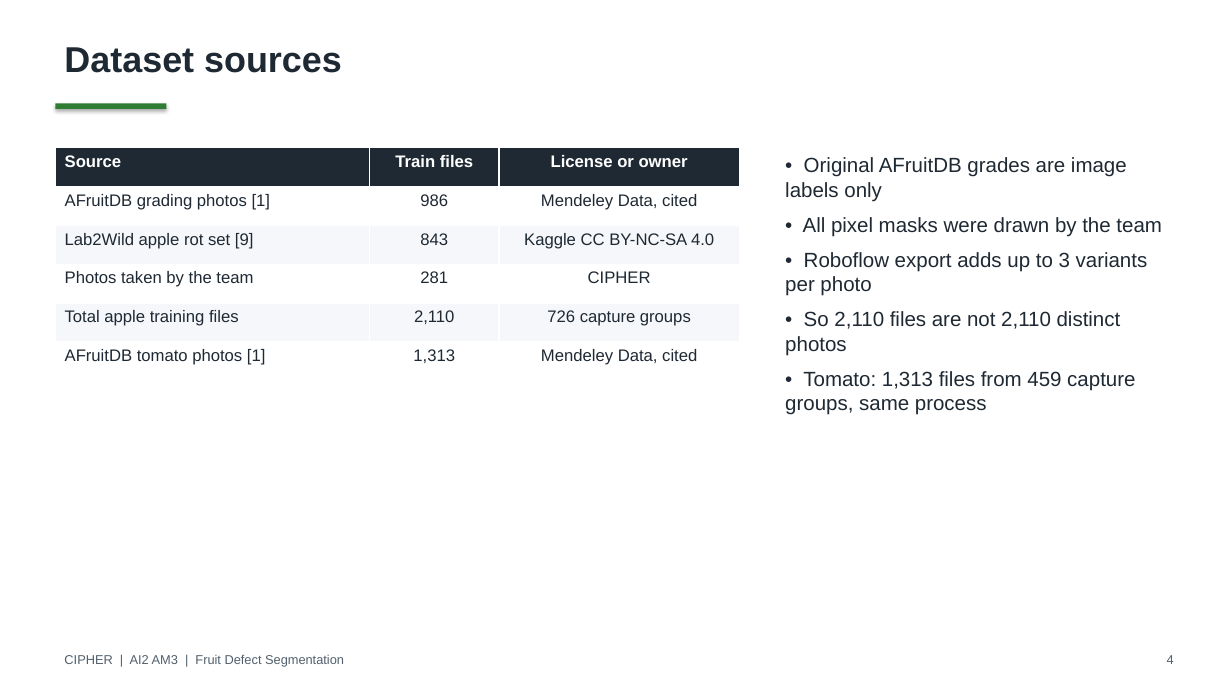
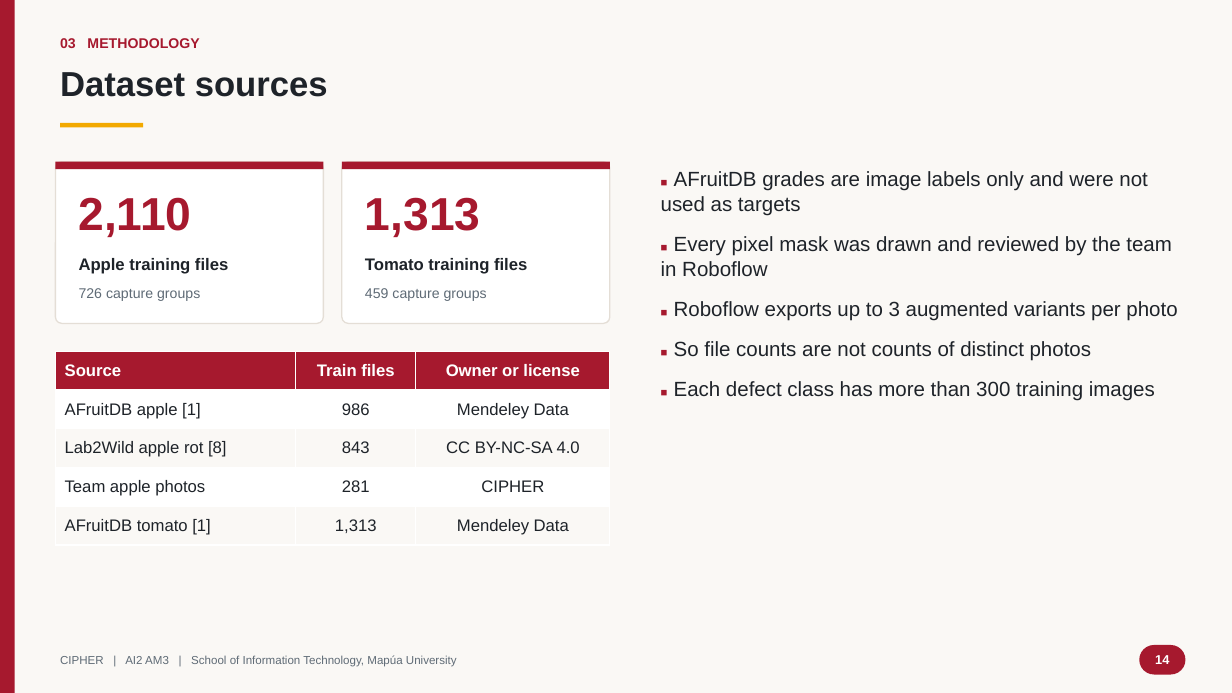
Before and after one commit to RalphKGM/ai2-computer-vision, a slide deck: slide 14 of 5_PPT_Presentation/CIPHER_AI2_Final_Defense.pptx (slide 4 before the commit). Drawn at 1232x693 pixels with LibreOffice and Linux fonts; fonts in the diff are those of the drawing. Boxes give left, top, right and bottom in pixels: in the first picture for what was removed or moved away, otherwise in the second. Text is boxed around its words. In the diff, an @@ line names an element or a change of style, - is before the commit and + after.

```diff
--- a/5_PPT_Presentation/CIPHER_AI2_Final_Defense.pptx
+++ b/5_PPT_Presentation/CIPHER_AI2_Final_Defense.pptx
@@ background #FFFFFF to #FAF8F5 @@
@@ rectangle added at (0, 0, 15, 693), fill #A6192E @@
@@ text "Dataset sources": place and size @@
-text "Dataset sources" at (64, 47, 342, 73)
+text "Dataset sources" at (60, 72, 328, 97)
@@ text "Dataset sources" at (60, 72, 328, 97): size 28 to 27 pt, text colour #1F2933 to #1E2329 @@
@@ text added at (60, 38, 199, 48), 11 pt, text #A6192E, bold @@
+03 METHODOLOGY
@@ rectangle: place and size @@
-rectangle at (55, 104, 166, 109)
+rectangle at (60, 123, 143, 128)
@@ rectangle at (60, 123, 143, 128): fill #2E7D32 to #F2A900; shadow off @@
@@ rounded rectangle added at (55, 162, 323, 323), fill #FFFFFF, outline #E4DED6 1 pt @@
@@ rectangle added at (55, 162, 323, 169), fill #A6192E @@
@@ rounded rectangle added at (342, 162, 610, 323), fill #FFFFFF, outline #E4DED6 1 pt @@
@@ rectangle added at (342, 162, 610, 169), fill #A6192E @@
@@ text at (661, 171, 1177, 400): text changed; text colour #1F2933 to #1E2329 @@
-• Original AFruitDB grades are image labels only
-• All pixel masks were drawn by the team
-• Roboflow export adds up to 3 variants per photo
-• So 2,110 files are not 2,110 distinct photos
-• Tomato: 1,313 files from 459 capture groups, same process
+■ AFruitDB grades are image labels only and were not used as targets
+■ Every pixel mask was drawn and reviewed by the team in Roboflow
+■ Roboflow exports up to 3 augmented variants per photo
+■ So file counts are not counts of distinct photos
+■ Each defect class has more than 300 training images
@@ text added at (79, 197, 192, 237), 36 pt, text #A6192E, bold @@
+2,110
@@ text added at (365, 197, 481, 237), 36 pt, text #A6192E, bold @@
+1,313
@@ text added at (79, 258, 228, 274), 13 pt, text #1E2329, bold @@
+Apple training files
@@ text added at (365, 258, 527, 274), 13 pt, text #1E2329, bold @@
+Tomato training files
@@ text added at (79, 288, 200, 301), 11 pt, text #5F6B76 @@
+726 capture groups
@@ text added at (365, 288, 487, 301), 11 pt, text #5F6B76 @@
+459 capture groups
@@ table at (55, 351, 610, 545) @@
-row 1: Source | Train files | License or owner
-row 2: AFruitDB grading photos [1] | 986 | Mendeley Data, cited
-row 3: Lab2Wild apple rot set [9] | 843 | Kaggle CC BY-NC-SA 4.0
-row 4: Photos taken by the team | 281 | CIPHER
-row 5: Total apple training files | 2,110 | 726 capture groups
-row 6: AFruitDB tomato photos [1] | 1,313 | Mendeley Data, cited
+row 1: Source | Train files | Owner or license
+row 2: AFruitDB apple [1] | 986 | Mendeley Data
+row 3: Lab2Wild apple rot [8] | 843 | CC BY-NC-SA 4.0
+row 4: Team apple photos | 281 | CIPHER
+row 5: AFruitDB tomato [1] | 1,313 | Mendeley Data
@@ table: place and size @@
-table at (55, 148, 739, 381)
+table at (55, 351, 610, 545)
@@ text at (60, 655, 457, 667): text changed; size 10 to 9 pt; text colour #52606D to #5F6B76 @@
-CIPHER | AI2 AM3 | Fruit Defect Segmentation
+CIPHER | AI2 AM3 | School of Information Technology, Mapúa University
@@ rounded rectangle added at (1140, 645, 1186, 675), fill #A6192E, 10 pt, text #FFFFFF, bold @@
+14
@@ text removed at (1167, 655, 1174, 664) @@
-4
```
Also in this commit, not shown: 12 other slides changed, 31 slides added, 19 slides removed, 1 other file.
